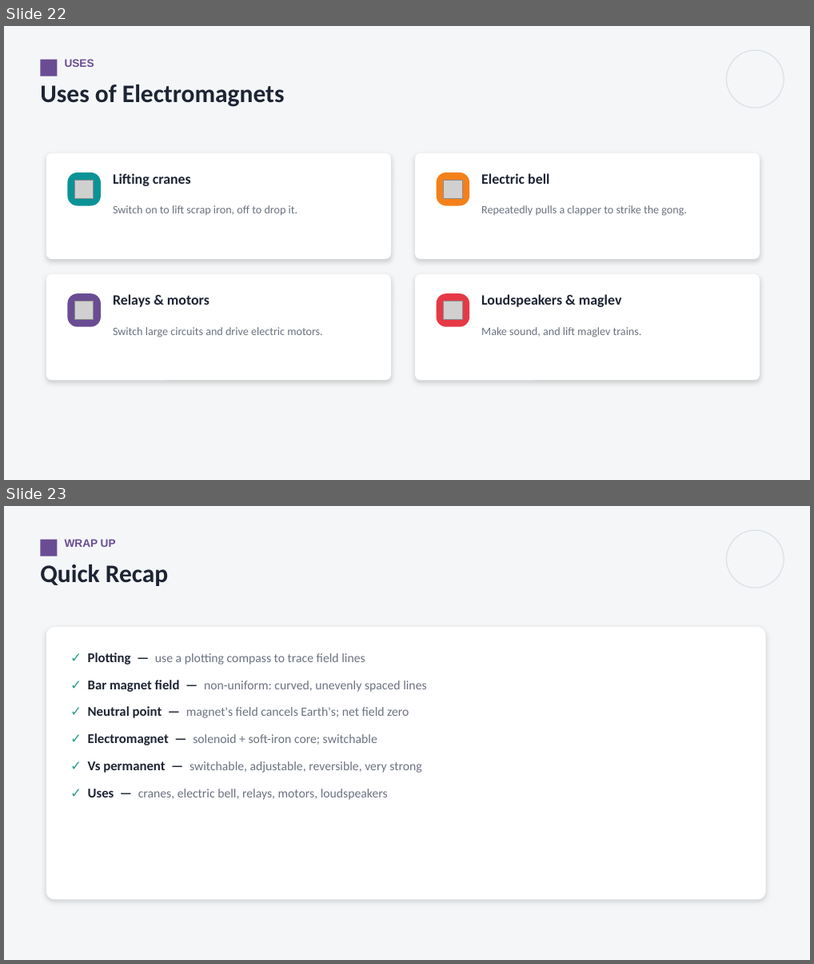
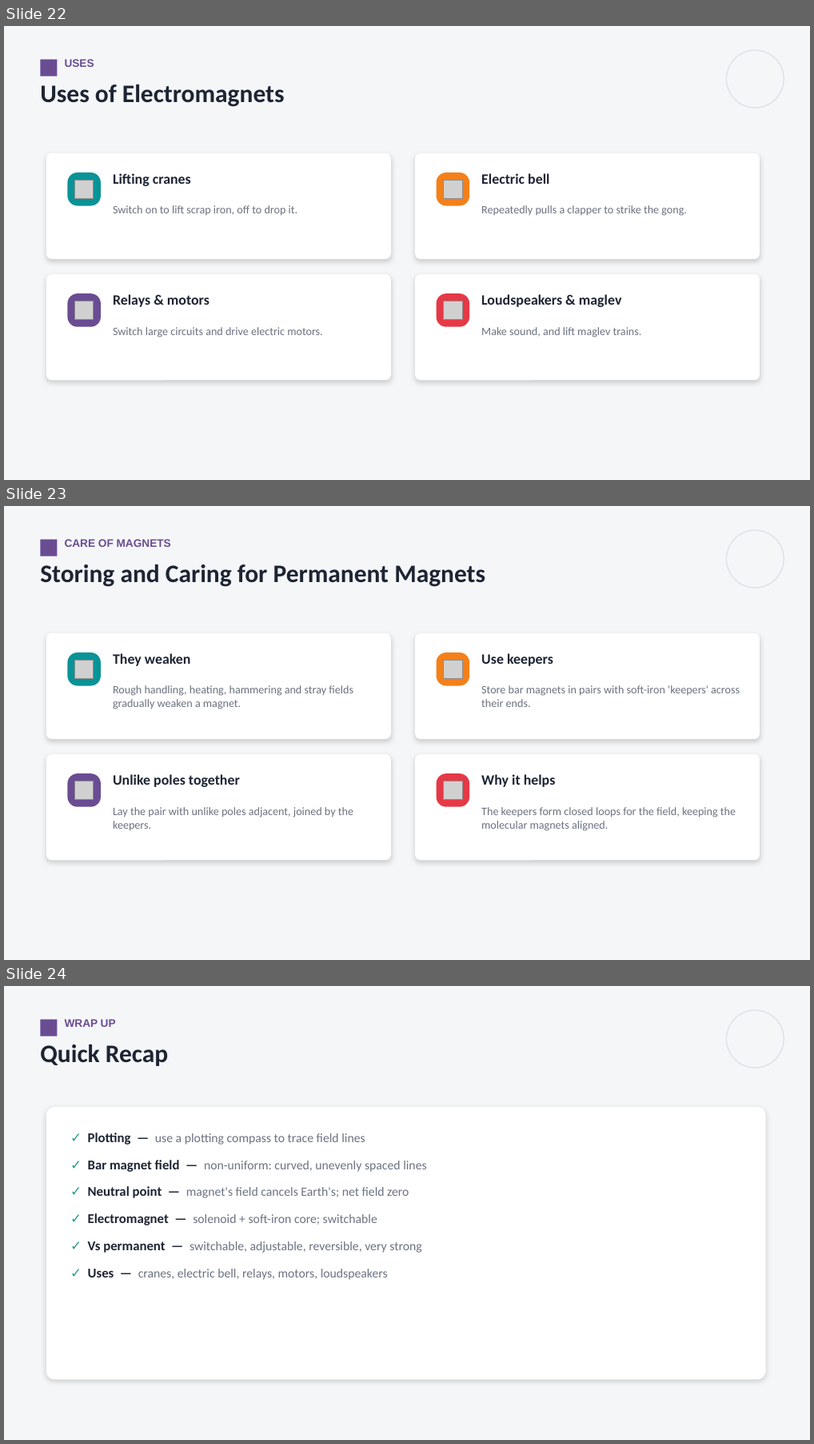
Before and after one commit to parmeshwars2911/MyFirstAR, a slide deck: ppt/Grade09/G9_S123_Magnetism_2.pptx. Shown one above the other, each under a label of ours: slides 22 and 23 before the commit, slides 22, 23 and 24 after it. The pictures are 814x964 and 814x1444 pixels, drawn with LibreOffice and Linux fonts; fonts in the diff are those of the drawing; grey boxes stand for pictures. Boxes give left, top, right and bottom in pixels: in the first picture for what was removed or moved away, otherwise in the second. Text is boxed around its words. In the diff, an @@ line names an element or a change of style, - is before the commit and + after.

```diff
--- a/ppt/Grade09/G9_S123_Magnetism_2.pptx
+++ b/ppt/Grade09/G9_S123_Magnetism_2.pptx
@@ slide 23 added at (4,506,810,960), background #F4F6F8 @@
@@ rectangle added at (40,540,58,556), fill #6A4C93 @@
@@ text added at (65,539,171,547), 13 pt, text #6A4C93, bold @@
+CARE OF MAGNETS
@@ ellipse added at (727,530,784,588), outline #DDE2E8 1.25 pt @@
@@ text added at (40,564,486,587), 30 pt, text #1D2433, bold @@
+Storing and Caring for Permanent Magnets
@@ rounded rectangle added at (46,633,391,739), fill #FFFFFF @@
@@ rounded rectangle added at (415,633,760,739), fill #FFFFFF @@
@@ rounded rectangle added at (67,652,101,686), fill #0A9396 @@
@@ picture added at (74,660,94,679) @@
@@ text added at (113,653,191,666), 17 pt, text #1D2433, bold @@
+They weaken
@@ rounded rectangle added at (437,652,470,686), fill #F4801A @@
@@ picture added at (444,660,462,679) @@
@@ text added at (482,653,554,666), 17 pt, text #1D2433, bold @@
+Use keepers
@@ text added at (113,685,354,709), 13.5 pt, text #6B7280 @@
+Rough handling, heating, hammering and stray fields gradually weaken a magnet.
@@ text added at (482,685,740,707), 13.5 pt, text #6B7280 @@
+Store bar magnets in pairs with soft-iron 'keepers' across their ends.
@@ rounded rectangle added at (46,754,391,860), fill #FFFFFF @@
@@ rounded rectangle added at (415,754,760,860), fill #FFFFFF @@
@@ rounded rectangle added at (67,773,101,807), fill #6A4C93 @@
@@ picture added at (74,780,94,800) @@
@@ text added at (113,774,240,787), 17 pt, text #1D2433, bold @@
+Unlike poles together
@@ rounded rectangle added at (437,773,470,807), fill #E63946 @@
@@ picture added at (444,780,462,800) @@
@@ text added at (482,774,556,787), 17 pt, text #1D2433, bold @@
+Why it helps
@@ text added at (113,807,354,831), 13.5 pt, text #6B7280 @@
+Lay the pair with unlike poles adjacent, joined by the keepers.
@@ text added at (482,807,736,831), 13.5 pt, text #6B7280 @@
+The keepers form closed loops for the field, keeping the molecular magnets aligned.
@@ what was slide 23 is now slide 24 @@
```
Also in this commit, not shown: 2 other files.
